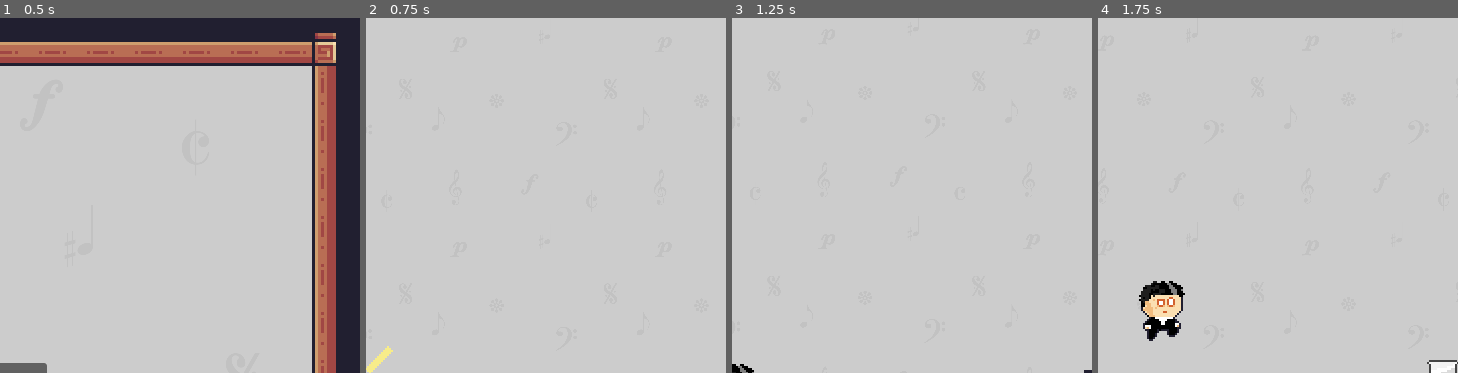
Above: before the commit, frames 1-4 (left to right).
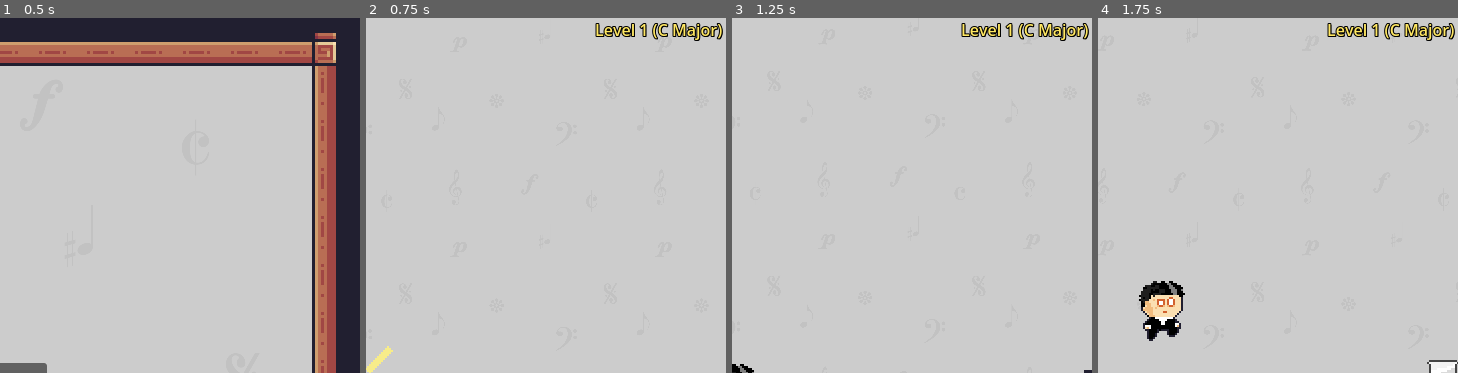
Above: after the commit, the same moments.

Repository: PascalGilbraith/Scale
Game: Godot game, scene res://main_menu.tscn
Two runs of this game, one before a commit and one after it. Both use one fixed random seed, a clock stepped at 60 frames per second and the inputs below.
Inputs:
- Up to frame 1 (0.5 s): no input
- Up to frame 2 (0.75 s): click "New Game" at 0.5 s
- Up to frame 3 (1.25 s): no input
- Up to frame 4 (1.75 s): hold Right (ui_right) from 1.28 s (still down); tap Space (jump) at 1.52 s
The pictures show only the part of the screen within x 50-100%, y 0-50%; the shares and areas given below are measured in that part.

Frame 1 is identical in both runs. In frame 2, 1.0% of the frame differs, in the area x 63-100%, y 1-7%; in frame 3, 1.0%; in frame 4, 1.0%.

Commit message:
Add level label

Diff:
--- a/Levels/level10.tscn
+++ b/Levels/level10.tscn
@@ -596,6 +596,13 @@
 physics_layer_0/physics_material = SubResource("PhysicsMaterial_otyrq")
 sources/0 = SubResource("TileSetAtlasSource_7sbvo")
 
+[sub_resource type="LabelSettings" id="LabelSettings_gfie8"]
+font_color = Color(1, 0.905882, 0.384314, 1)
+outline_size = 4
+outline_color = Color(0, 0, 0, 1)
+shadow_size = 0
+shadow_color = Color(0, 0, 0, 1)
+
 [node name="Main" type="Node" node_paths=PackedStringArray("player", "viewport", "game_menu", "fail_audio_player", "start_position", "button1", "button2", "button3", "button4", "button5", "button6", "button7", "button8")]
 script = ExtResource("1_cr0yn")
 player = NodePath("Player")
@@ -682,6 +689,16 @@
 
 [node name="GameMenu" parent="Viewport" instance=ExtResource("15_5q15n")]
 
+[node name="HUD" type="CanvasLayer" parent="Viewport"]
+
+[node name="label_level" type="Label" parent="Viewport/HUD"]
+texture_filter = 1
+offset_left = 581.0
+offset_right = 720.0
+offset_bottom = 26.0
+text = "Level 10 (D Minor)"
+label_settings = SubResource("LabelSettings_gfie8")
+
 [node name="Spike" parent="." instance=ExtResource("16_nwk3a")]
 position = Vector2(133, 408)
 
--- a/Levels/level11.tscn
+++ b/Levels/level11.tscn
@@ -596,6 +596,13 @@
 physics_layer_0/physics_material = SubResource("PhysicsMaterial_otyrq")
 sources/0 = SubResource("TileSetAtlasSource_7sbvo")
 
+[sub_resource type="LabelSettings" id="LabelSettings_rkv2v"]
+font_color = Color(1, 0.905882, 0.384314, 1)
+outline_size = 4
+outline_color = Color(0, 0, 0, 1)
+shadow_size = 0
+shadow_color = Color(0, 0, 0, 1)
+
 [node name="Main" type="Node" node_paths=PackedStringArray("player", "viewport", "game_menu", "fail_audio_player", "start_position", "button1", "button2", "button3", "button4", "button5", "button6", "button7", "button8")]
 script = ExtResource("1_ms0mq")
 player = NodePath("Player")
@@ -682,6 +689,16 @@
 
 [node name="GameMenu" parent="Viewport" instance=ExtResource("15_f3v4b")]
 
+[node name="HUD" type="CanvasLayer" parent="Viewport"]
+
+[node name="label_level" type="Label" parent="Viewport/HUD"]
+texture_filter = 1
+offset_left = 581.0
+offset_right = 720.0
+offset_bottom = 26.0
+text = "Level 11 (E Minor)"
+label_settings = SubResource("LabelSettings_rkv2v")
+
 [node name="Spike" parent="." instance=ExtResource("16_qp1wy")]
 position = Vector2(133, 408)
 
--- a/Levels/level12.tscn
+++ b/Levels/level12.tscn
@@ -596,6 +596,13 @@
 physics_layer_0/physics_material = SubResource("PhysicsMaterial_otyrq")
 sources/0 = SubResource("TileSetAtlasSource_7sbvo")
 
+[sub_resource type="LabelSettings" id="LabelSettings_7qkjr"]
+font_color = Color(1, 0.905882, 0.384314, 1)
+outline_size = 4
+outline_color = Color(0, 0, 0, 1)
+shadow_size = 0
+shadow_color = Color(0, 0, 0, 1)
+
 [node name="Main" type="Node" node_paths=PackedStringArray("player", "viewport", "game_menu", "fail_audio_player", "start_position", "button1", "button2", "button3", "button4", "button5", "button6", "button7", "button8")]
 script = ExtResource("1_0m3tl")
 player = NodePath("Player")
@@ -682,6 +689,16 @@
 
 [node name="GameMenu" parent="Viewport" instance=ExtResource("15_34xwo")]
 
+[node name="HUD" type="CanvasLayer" parent="Viewport"]
+
+[node name="label_level" type="Label" parent="Viewport/HUD"]
+texture_filter = 1
+offset_left = 581.0
+offset_right = 720.0
+offset_bottom = 26.0
+text = "Level 12 (F Minor)"
+label_settings = SubResource("LabelSettings_7qkjr")
+
 [node name="Spike" parent="." instance=ExtResource("16_nhjk6")]
 position = Vector2(133, 408)
 
--- a/Levels/level13.tscn
+++ b/Levels/level13.tscn
@@ -596,6 +596,13 @@
 physics_layer_0/physics_material = SubResource("PhysicsMaterial_otyrq")
 sources/0 = SubResource("TileSetAtlasSource_7sbvo")
 
+[sub_resource type="LabelSettings" id="LabelSettings_ohyvg"]
+font_color = Color(1, 0.905882, 0.384314, 1)
+outline_size = 4
+outline_color = Color(0, 0, 0, 1)
+shadow_size = 0
+shadow_color = Color(0, 0, 0, 1)
+
 [node name="Main" type="Node" node_paths=PackedStringArray("player", "viewport", "game_menu", "fail_audio_player", "start_position", "button1", "button2", "button3", "button4", "button5", "button6", "button7", "button8")]
 script = ExtResource("1_kmigi")
 player = NodePath("Player")
@@ -682,6 +689,16 @@
 
 [node name="GameMenu" parent="Viewport" instance=ExtResource("15_vtqm8")]
 
+[node name="HUD" type="CanvasLayer" parent="Viewport"]
+
+[node name="label_level" type="Label" parent="Viewport/HUD"]
+texture_filter = 1
+offset_left = 581.0
+offset_right = 720.0
+offset_bottom = 26.0
+text = "Level 13 (G Minor)"
+label_settings = SubResource("LabelSettings_ohyvg")
+
 [node name="Spike" parent="." instance=ExtResource("16_28h73")]
 position = Vector2(133, 408)
 
--- a/Levels/level14.tscn
+++ b/Levels/level14.tscn
@@ -596,6 +596,13 @@
 physics_layer_0/physics_material = SubResource("PhysicsMaterial_otyrq")
 sources/0 = SubResource("TileSetAtlasSource_7sbvo")
 
+[sub_resource type="LabelSettings" id="LabelSettings_gco7o"]
+font_color = Color(1, 0.905882, 0.384314, 1)
+outline_size = 4
+outline_color = Color(0, 0, 0, 1)
+shadow_size = 0
+shadow_color = Color(0, 0, 0, 1)
+
 [node name="Main" type="Node" node_paths=PackedStringArray("player", "viewport", "game_menu", "fail_audio_player", "start_position", "button1", "button2", "button3", "button4", "button5", "button6", "button7", "button8")]
 script = ExtResource("1_x0yul")
 player = NodePath("Player")
@@ -682,6 +689,16 @@
 
 [node name="GameMenu" parent="Viewport" instance=ExtResource("15_6fv6b")]
 
+[node name="HUD" type="CanvasLayer" parent="Viewport"]
+
+[node name="label_level" type="Label" parent="Viewport/HUD"]
+texture_filter = 1
+offset_left = 581.0
+offset_right = 720.0
+offset_bottom = 26.0
+text = "Level 14 (A Minor)"
+label_settings = SubResource("LabelSettings_gco7o")
+
 [node name="Spike" parent="." instance=ExtResource("16_nfog4")]
 position = Vector2(133, 408)
 
--- a/Levels/level15.tscn
+++ b/Levels/level15.tscn
@@ -596,6 +596,13 @@
 physics_layer_0/physics_material = SubResource("PhysicsMaterial_otyrq")
 sources/0 = SubResource("TileSetAtlasSource_7sbvo")
 
+[sub_resource type="LabelSettings" id="LabelSettings_wji6o"]
+font_color = Color(1, 0.905882, 0.384314, 1)
+outline_size = 4
+outline_color = Color(0, 0, 0, 1)
+shadow_size = 0
+shadow_color = Color(0, 0, 0, 1)
+
 [node name="Main" type="Node" node_paths=PackedStringArray("player", "viewport", "game_menu", "fail_audio_player", "start_position", "button1", "button2", "button3", "button4", "button5", "button6", "button7", "button8")]
 script = ExtResource("1_kkup7")
 player = NodePath("Player")
@@ -682,6 +689,16 @@
 
 [node name="GameMenu" parent="Viewport" instance=ExtResource("15_0xjh5")]
 
+[node name="HUD" type="CanvasLayer" parent="Viewport"]
+
+[node name="label_level" type="Label" parent="Viewport/HUD"]
+texture_filter = 1
+offset_left = 581.0
+offset_right = 720.0
+offset_bottom = 26.0
+text = "Level 15 (B Minor)"
+label_settings = SubResource("LabelSettings_wji6o")
+
 [node name="Spike" parent="." instance=ExtResource("16_335ng")]
 position = Vector2(133, 408)
 
--- a/Levels/level16.tscn
+++ b/Levels/level16.tscn
@@ -596,6 +596,13 @@
 physics_layer_0/physics_material = SubResource("PhysicsMaterial_otyrq")
 sources/0 = SubResource("TileSetAtlasSource_7sbvo")
 
+[sub_resource type="LabelSettings" id="LabelSettings_dt7hb"]
+font_color = Color(1, 0.905882, 0.384314, 1)
+outline_size = 4
+outline_color = Color(0, 0, 0, 1)
+shadow_size = 0
+shadow_color = Color(0, 0, 0, 1)
+
 [node name="Main" type="Node" node_paths=PackedStringArray("player", "viewport", "game_menu", "fail_audio_player", "start_position", "button1", "button2", "button3", "button4", "button5", "button6", "button7", "button8")]
 script = ExtResource("1_ta55g")
 player = NodePath("Player")
@@ -682,6 +689,16 @@
 
 [node name="GameMenu" parent="Viewport" instance=ExtResource("15_a8rb0")]
 
+[node name="HUD" type="CanvasLayer" parent="Viewport"]
+
+[node name="label_level" type="Label" parent="Viewport/HUD"]
+texture_filter = 1
+offset_left = 581.0
+offset_right = 720.0
+offset_bottom = 26.0
+text = "Level 16 (C Minor)"
+label_settings = SubResource("LabelSettings_dt7hb")
+
 [node name="Spike" parent="." instance=ExtResource("16_nrsd5")]
 position = Vector2(133, 408)
 
--- a/Levels/level2.tscn
+++ b/Levels/level2.tscn
@@ -603,6 +603,13 @@
 shadow_size = 0
 shadow_color = Color(0, 0, 0, 1)
 
+[sub_resource type="LabelSettings" id="LabelSettings_bi8gs"]
+font_color = Color(1, 0.905882, 0.384314, 1)
+outline_size = 4
+outline_color = Color(0, 0, 0, 1)
+shadow_size = 0
+shadow_color = Color(0, 0, 0, 1)
+
 [node name="Main" type="Node" node_paths=PackedStringArray("player", "viewport", "game_menu", "fail_audio_player", "start_position", "button1", "button2", "button3", "button4", "button5", "button6", "button7", "button8")]
 script = ExtResource("1_tnpty")
 player = NodePath("Player")
@@ -722,6 +729,16 @@
 
 [node name="GameMenu" parent="Viewport" instance=ExtResource("16_w4m11")]
 
+[node name="HUD" type="CanvasLayer" parent="Viewport"]
+
+[node name="label_level" type="Label" parent="Viewport/HUD"]
+texture_filter = 1
+offset_left = 589.0
+offset_right = 720.0
+offset_bottom = 26.0
+text = "Level 2 (D Major)"
+label_settings = SubResource("LabelSettings_bi8gs")
+
 [connection signal="button_pushed" from="Button1" to="." method="_on_button_1_button_pushed"]
 [connection signal="button_pushed" from="Button2" to="." method="_on_button_2_button_pushed"]
 [connection signal="button_pushed" from="Button3" to="." method="_on_button_3_button_pushed"]
--- a/Levels/level3.tscn
+++ b/Levels/level3.tscn
@@ -595,6 +595,13 @@
 physics_layer_0/physics_material = SubResource("PhysicsMaterial_otyrq")
 sources/0 = SubResource("TileSetAtlasSource_7sbvo")
 
+[sub_resource type="LabelSettings" id="LabelSettings_kv7pc"]
+font_color = Color(1, 0.905882, 0.384314, 1)
+outline_size = 4
+outline_color = Color(0, 0, 0, 1)
+shadow_size = 0
+shadow_color = Color(0, 0, 0, 1)
+
 [sub_resource type="LabelSettings" id="LabelSettings_o3cqe"]
 font_color = Color(1, 0.905882, 0.384314, 1)
 outline_size = 4
@@ -688,6 +695,16 @@
 
 [node name="GameMenu" parent="Viewport" instance=ExtResource("16_15toj")]
 
+[node name="HUD" type="CanvasLayer" parent="Viewport"]
+
+[node name="label_level" type="Label" parent="Viewport/HUD"]
+texture_filter = 1
+offset_left = 589.0
+offset_right = 720.0
+offset_bottom = 26.0
+text = "Level 3 (E Major)"
+label_settings = SubResource("LabelSettings_kv7pc")
+
 [node name="Label" type="Label" parent="."]
 texture_filter = 1
 offset_left = 180.0
--- a/Levels/level4.tscn
+++ b/Levels/level4.tscn
@@ -596,6 +596,13 @@
 physics_layer_0/physics_material = SubResource("PhysicsMaterial_otyrq")
 sources/0 = SubResource("TileSetAtlasSource_7sbvo")
 
+[sub_resource type="LabelSettings" id="LabelSettings_decyu"]
+font_color = Color(1, 0.905882, 0.384314, 1)
+outline_size = 4
+outline_color = Color(0, 0, 0, 1)
+shadow_size = 0
+shadow_color = Color(0, 0, 0, 1)
+
 [node name="Main" type="Node" node_paths=PackedStringArray("player", "viewport", "game_menu", "fail_audio_player", "start_position", "button1", "button2", "button3", "button4", "button5", "button6", "button7", "button8")]
 script = ExtResource("1_k4yfd")
 player = NodePath("Player")
@@ -682,6 +689,16 @@
 
 [node name="GameMenu" parent="Viewport" instance=ExtResource("15_2j75q")]
 
+[node name="HUD" type="CanvasLayer" parent="Viewport"]
+
+[node name="label_level" type="Label" parent="Viewport/HUD"]
+texture_filter = 1
+offset_left = 589.0
+offset_right = 720.0
+offset_bottom = 26.0
+text = "Level 4 (F Major)"
+label_settings = SubResource("LabelSettings_decyu")
+
 [node name="Spike" parent="." instance=ExtResource("16_odxsa")]
 position = Vector2(73, 408)
 
--- a/Levels/level5.tscn
+++ b/Levels/level5.tscn
@@ -595,6 +595,13 @@
 physics_layer_0/physics_material = SubResource("PhysicsMaterial_otyrq")
 sources/0 = SubResource("TileSetAtlasSource_7sbvo")
 
+[sub_resource type="LabelSettings" id="LabelSettings_wkfik"]
+font_color = Color(1, 0.905882, 0.384314, 1)
+outline_size = 4
+outline_color = Color(0, 0, 0, 1)
+shadow_size = 0
+shadow_color = Color(0, 0, 0, 1)
+
 [node name="Main" type="Node" node_paths=PackedStringArray("player", "viewport", "game_menu", "fail_audio_player", "start_position", "button1", "button2", "button3", "button4", "button5", "button6", "button7", "button8")]
 script = ExtResource("1_5x8g4")
 player = NodePath("Player")
@@ -686,6 +693,16 @@
 
 [node name="GameMenu" parent="Viewport" instance=ExtResource("15_nr3yi")]
 
+[node name="HUD" type="CanvasLayer" parent="Viewport"]
+
+[node name="label_level" type="Label" parent="Viewport/HUD"]
+texture_filter = 1
+offset_left = 589.0
+offset_right = 720.0
+offset_bottom = 26.0
+text = "Level 5 (G Major)"
+label_settings = SubResource("LabelSettings_wkfik")
+
 [connection signal="button_pushed" from="Button1" to="." method="_on_button_1_button_pushed"]
 [connection signal="button_pushed" from="Button2" to="." method="_on_button_2_button_pushed"]
 [connection signal="button_pushed" from="Button3" to="." method="_on_button_3_button_pushed"]
--- a/Levels/level6.tscn
+++ b/Levels/level6.tscn
@@ -596,6 +596,13 @@
 physics_layer_0/physics_material = SubResource("PhysicsMaterial_otyrq")
 sources/0 = SubResource("TileSetAtlasSource_7sbvo")
 
+[sub_resource type="LabelSettings" id="LabelSettings_b0cyb"]
+font_color = Color(1, 0.905882, 0.384314, 1)
+outline_size = 4
+outline_color = Color(0, 0, 0, 1)
+shadow_size = 0
+shadow_color = Color(0, 0, 0, 1)
+
 [node name="Main" type="Node" node_paths=PackedStringArray("player", "viewport", "game_menu", "fail_audio_player", "start_position", "button1", "button2", "button3", "button4", "button5", "button6", "button7", "button8")]
 script = ExtResource("1_pjsax")
 player = NodePath("Player")
@@ -682,6 +689,16 @@
 
 [node name="GameMenu" parent="Viewport" instance=ExtResource("15_2hyeh")]
 
+[node name="HUD" type="CanvasLayer" parent="Viewport"]
+
+[node name="label_level" type="Label" parent="Viewport/HUD"]
+texture_filter = 1
+offset_left = 589.0
+offset_right = 720.0
+offset_bottom = 26.0
+text = "Level 6 (A Major)"
+label_settings = SubResource("LabelSettings_b0cyb")
+
 [node name="Spike" parent="." instance=ExtResource("16_vhekt")]
 position = Vector2(23, 152)
 rotation = 3.14159
--- a/Levels/level7.tscn
+++ b/Levels/level7.tscn
@@ -595,6 +595,13 @@
 physics_layer_0/physics_material = SubResource("PhysicsMaterial_otyrq")
 sources/0 = SubResource("TileSetAtlasSource_7sbvo")
 
+[sub_resource type="LabelSettings" id="LabelSettings_uxve0"]
+font_color = Color(1, 0.905882, 0.384314, 1)
+outline_size = 4
+outline_color = Color(0, 0, 0, 1)
+shadow_size = 0
+shadow_color = Color(0, 0, 0, 1)
+
 [node name="Main" type="Node" node_paths=PackedStringArray("player", "viewport", "game_menu", "fail_audio_player", "start_position", "button1", "button2", "button3", "button4", "button5", "button6", "button7", "button8")]
 script = ExtResource("1_gl4ql")
 player = NodePath("Player")
@@ -681,6 +688,16 @@
 
 [node name="GameMenu" parent="Viewport" instance=ExtResource("15_up3us")]
 
+[node name="HUD" type="CanvasLayer" parent="Viewport"]
+
+[node name="label_level" type="Label" parent="Viewport/HUD"]
+texture_filter = 1
+offset_left = 589.0
+offset_right = 720.0
+offset_bottom = 26.0
+text = "Level 7 (B Major)"
+label_settings = SubResource("LabelSettings_uxve0")
+
 [connection signal="button_pushed" from="Button1" to="." method="_on_button_1_button_pushed"]
 [connection signal="button_pushed" from="Button2" to="." method="_on_button_2_button_pushed"]
 [connection signal="button_pushed" from="Button3" to="." method="_on_button_3_button_pushed"]
--- a/Levels/level8.tscn
+++ b/Levels/level8.tscn
@@ -596,6 +596,13 @@
 physics_layer_0/physics_material = SubResource("PhysicsMaterial_otyrq")
 sources/0 = SubResource("TileSetAtlasSource_7sbvo")
 
+[sub_resource type="LabelSettings" id="LabelSettings_f5nvd"]
+font_color = Color(1, 0.905882, 0.384314, 1)
+outline_size = 4
+outline_color = Color(0, 0, 0, 1)
+shadow_size = 0
+shadow_color = Color(0, 0, 0, 1)
+
 [node name="Main" type="Node" node_paths=PackedStringArray("player", "viewport", "game_menu", "fail_audio_player", "start_position", "button1", "button2", "button3", "button4", "button5", "button6", "button7", "button8")]
 script = ExtResource("1_87a1k")
 player = NodePath("Player")
@@ -684,6 +691,16 @@
 
 [node name="GameMenu" parent="Viewport" instance=ExtResource("15_7rbap")]
 
+[node name="HUD" type="CanvasLayer" parent="Viewport"]
+
+[node name="label_level" type="Label" parent="Viewport/HUD"]
+texture_filter = 1
+offset_left = 589.0
+offset_right = 720.0
+offset_bottom = 26.0
+text = "Level 8 (C Major)"
+label_settings = SubResource("LabelSettings_f5nvd")
+
 [node name="Spike" parent="." instance=ExtResource("16_chlrf")]
 position = Vector2(456, 104)
 rotation = 4.71239
--- a/Levels/level9.tscn
+++ b/Levels/level9.tscn
@@ -596,6 +596,13 @@
 physics_layer_0/physics_material = SubResource("PhysicsMaterial_otyrq")
 sources/0 = SubResource("TileSetAtlasSource_7sbvo")
 
+[sub_resource type="LabelSettings" id="LabelSettings_7il25"]
+font_color = Color(1, 0.905882, 0.384314, 1)
+outline_size = 4
+outline_color = Color(0, 0, 0, 1)
+shadow_size = 0
+shadow_color = Color(0, 0, 0, 1)
+
 [node name="Main" type="Node" node_paths=PackedStringArray("player", "viewport", "game_menu", "fail_audio_player", "start_position", "button1", "button2", "button3", "button4", "button5", "button6", "button7", "button8")]
 script = ExtResource("1_6fukf")
 player = NodePath("Player")
@@ -682,6 +689,16 @@
 
 [node name="GameMenu" parent="Viewport" instance=ExtResource("15_mnn5q")]
 
+[node name="HUD" type="CanvasLayer" parent="Viewport"]
+
+[node name="label_level" type="Label" parent="Viewport/HUD"]
+texture_filter = 1
+offset_left = 589.0
+offset_right = 720.0
+offset_bottom = 26.0
+text = "Level 9 (C Minor)"
+label_settings = SubResource("LabelSettings_7il25")
+
 [node name="Spike" parent="." instance=ExtResource("16_peshs")]
 position = Vector2(133, 408)
 
--- a/Levels/main.tscn
+++ b/Levels/main.tscn
@@ -686,6 +686,16 @@
 zoom = Vector2(2, 2)
 position_smoothing_enabled = true
 
+[node name="HUD" type="CanvasLayer" parent="Viewport"]
+
+[node name="label_level" type="Label" parent="Viewport/HUD"]
+texture_filter = 1
+offset_left = 589.0
+offset_right = 720.0
+offset_bottom = 26.0
+text = "Level 1 (C Major)"
+label_settings = SubResource("LabelSettings_d48y4")
+
 [node name="GameMenu" parent="Viewport" instance=ExtResource("16_vysmy")]
 
 [node name="Label" type="Label" parent="."]
Not shown: 1 places in Levels/level10.tscn that only renumber resources
Not shown: 1 places in Levels/level11.tscn that only renumber resources
Not shown: 1 places in Levels/level12.tscn that only renumber resources
Not shown: 1 places in Levels/level13.tscn that only renumber resources
Not shown: 1 places in Levels/level14.tscn that only renumber resources
Not shown: 1 places in Levels/level15.tscn that only renumber resources
Not shown: 1 places in Levels/level16.tscn that only renumber resources
Not shown: 1 places in Levels/level2.tscn that only renumber resources
Not shown: 1 places in Levels/level3.tscn that only renumber resources
Not shown: 1 places in Levels/level4.tscn that only renumber resources
Not shown: 1 places in Levels/level5.tscn that only renumber resources
Not shown: 1 places in Levels/level6.tscn that only renumber resources
(and 3 more such lines)
